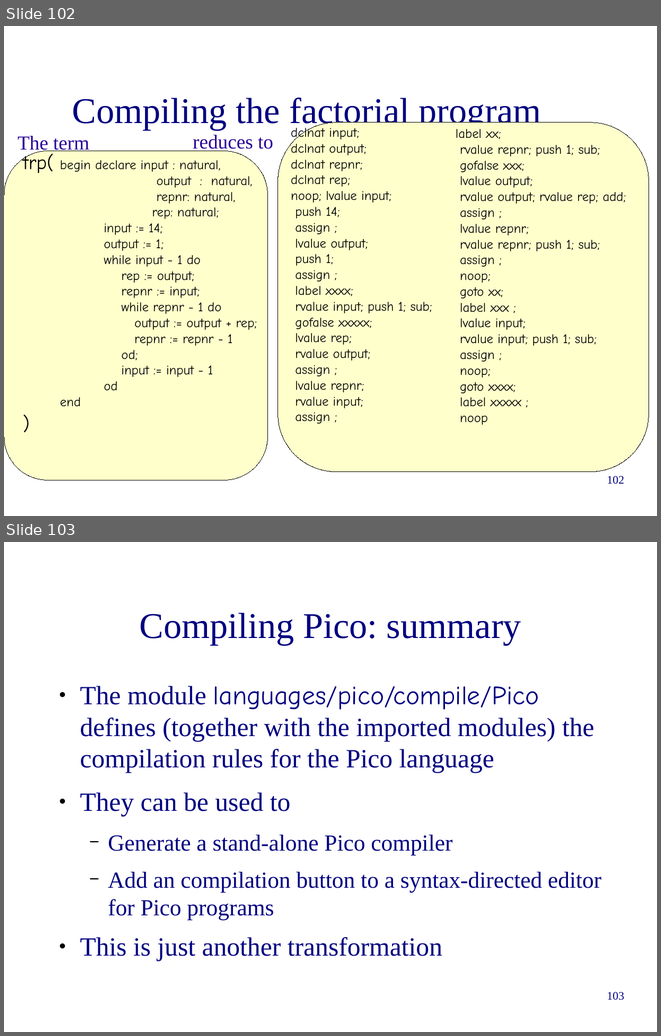
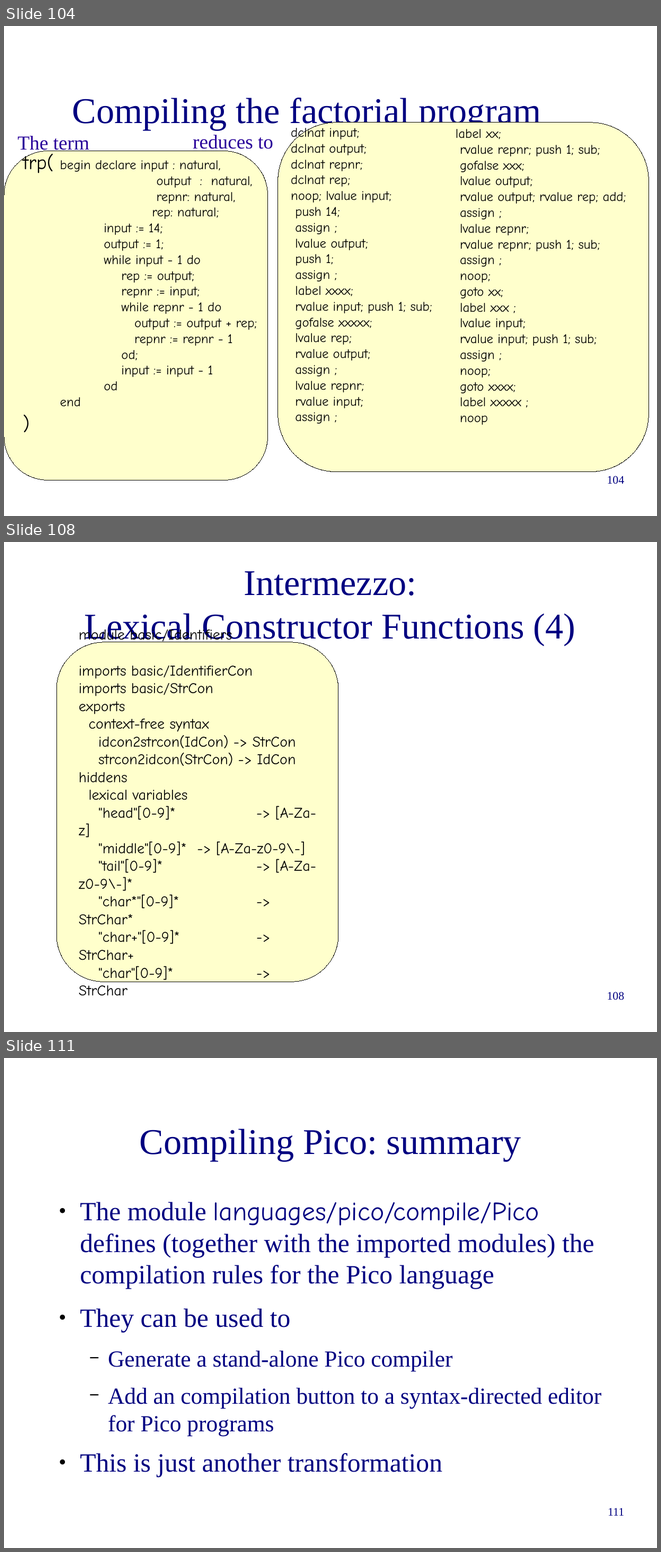
Before and after one commit to cwi-swat/meta-environment, a slide deck: meta-doc/extraction-transformation/6-asfsdf-intro/asfsdf-intro.odp. Shown one above the other, each under a label of ours: slides 102 and 103 before the commit, slides 104, 108 and 111 after it; the slides between them are not shown. The pictures are 661x1036 and 661x1552 pixels, drawn with LibreOffice and Linux fonts; fonts in the diff are those of the drawing; background and template pictures are left out. Boxes give left, top, right and bottom in pixels: in the first picture for what was removed or moved away, otherwise in the second. Text is boxed around its words. In the diff, an @@ line names an element or a change of style, - is before the commit and + after.

Commit message:
Fixed a number of typos and added slides on list matching and lexical constructor functions.

```diff
--- a/meta-doc/extraction-transformation/6-asfsdf-intro/asfsdf-intro.odp
+++ b/meta-doc/extraction-transformation/6-asfsdf-intro/asfsdf-intro.odp
@@ slide 108 added at bbox=[4, 542, 657, 1032], background #FFFFFF @@
@@ title added at bbox=[85, 571, 576, 645], 44 pt, text #000080 @@
+Intermezzo:
+Lexical Constructor Functions (4)
@@ rounded rectangle added at bbox=[56, 642, 339, 982], fill #FFFFCC, outline #000000 0 pt, 18 pt, text #000000 @@
+module basic/Identifiers
+imports basic/IdentifierCon
+imports basic/StrCon
+exports
+context-free syntax
+idcon2strcon(IdCon) -> StrCon
+strcon2idcon(StrCon) -> IdCon
+hiddens
+lexical variables
+"head"[0-9]* -> [A-Za-z]
+"middle"[0-9]* -> [A-Za-z0-9\-]
+"tail"[0-9]* -> [A-Za-z0-9\-]*
+"char*"[0-9]* -> StrChar*
+"char+"[0-9]* -> StrChar+
+"char"[0-9]* -> StrChar
@@ page number added at bbox=[607, 991, 625, 1000], 14 pt, text #000080 @@
+108
@@ what was slide 102 is now slide 104 @@
@@ page number at bbox=[607, 475, 625, 484]: text changed @@
-102
+104
@@ what was slide 103 is now slide 111 @@
@@ page number at bbox=[608, 1507, 624, 1515]: text changed @@
-103
+111
```
Also in this commit, not shown: 10 slides changed, 7 other slides added.
